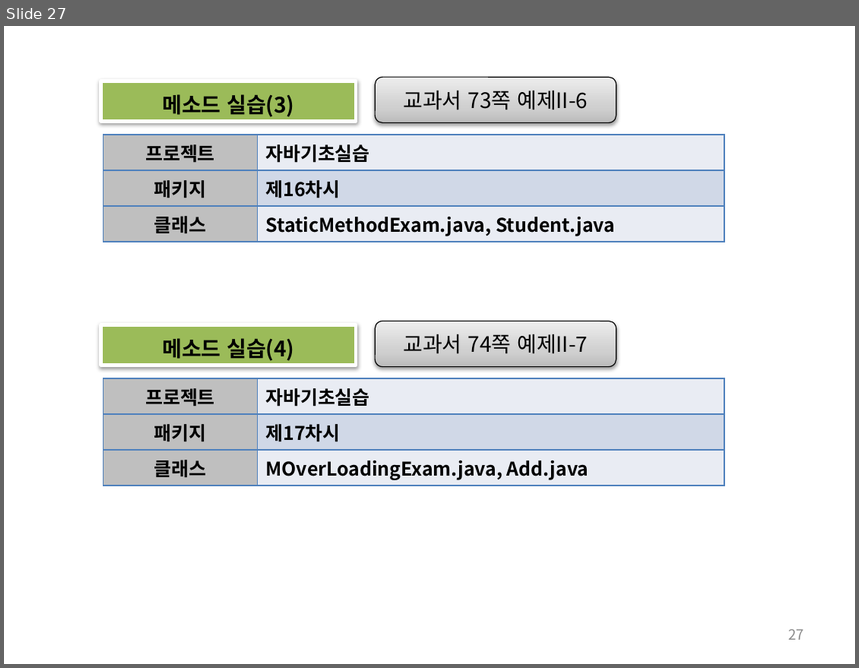
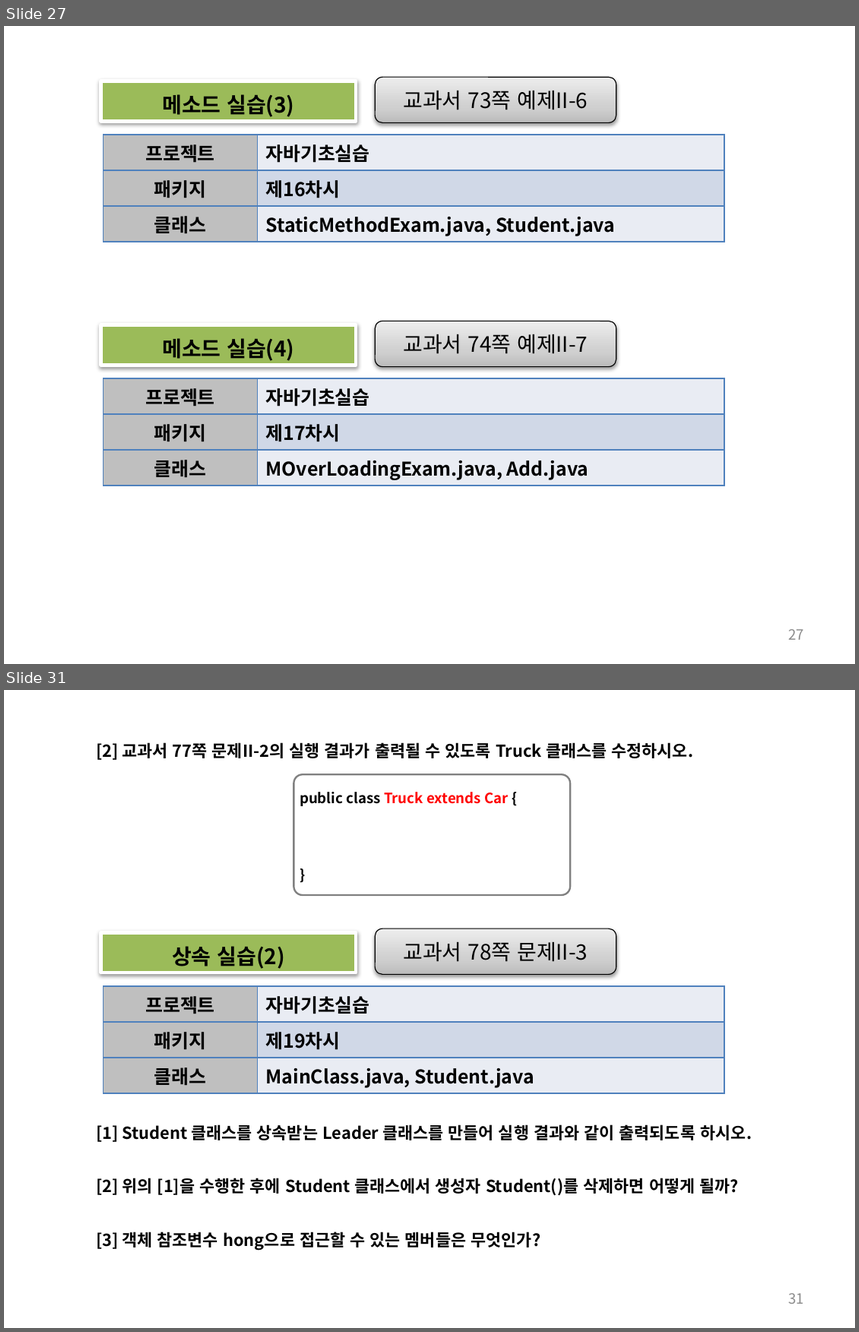
Before and after one commit to histime7/2018JavaClassroom, a slide deck: 수업자료/10_객체지향의 개요.pptx. Shown one above the other, each under a label of ours: slide 27 before the commit, slides 27 and 31 after it; the slides between them are not shown. The pictures are 859x668 and 859x1332 pixels, drawn with LibreOffice and Linux fonts; fonts in the diff are those of the drawing. Boxes give left, top, right and bottom in pixels: in the first picture for what was removed or moved away, otherwise in the second. Text is boxed around its words. In the diff, an @@ line names an element or a change of style, - is before the commit and + after.

```diff
--- a/수업자료/10_객체지향의 개요.pptx
+++ b/수업자료/10_객체지향의 개요.pptx
@@ slide 31 added at [4,690,855,1328], background #FFFFFF @@
@@ text added at [96,742,693,760], 14 pt, text #000000, bold @@
+[2] 교과서 77쪽 문제II-2의 실행 결과가 출력될 수 있도록 Truck 클래스를 수정하시오.
@@ rounded rectangle added at [294,774,571,895], outline #808080 1.5 pt, 12 pt, text #FF0000, bold @@
+public class Truck extends Car {
+}
@@ rectangle added at [101,932,356,973], fill #9BBB59, outline #FFFFFF 3 pt, 18 pt, text #000000, bold @@
+상속 실습(2)
@@ rounded rectangle added at [375,929,616,975], fill gradient #BDBDBD to #D1D1D1 to #EEEEEE, outline #000000 0.75 pt, 18 pt, text #000000 @@
+교과서 78쪽 문제II-3
@@ table added at [104,986,725,1094], 3 rows, 2 columns @@
+프로젝트 | 자바기초실습
+패키지 | 제19차시
+클래스 | MainClass.java, Student.java
@@ text added at [96,1125,752,1142], 14 pt, text #000000, bold @@
+[1] Student 클래스를 상속받는 Leader 클래스를 만들어 실행 결과와 같이 출력되도록 하시오.
@@ text added at [96,1178,739,1196], 14 pt, text #000000, bold @@
+[2] 위의 [1]을 수행한 후에 Student 클래스에서 생성자 Student()를 삭제하면 어떻게 될까?
@@ text added at [96,1232,541,1251], 14 pt, text #000000, bold @@
+[3] 객체 참조변수 hong으로 접근할 수 있는 멤버들은 무엇인가?
@@ page number added at [788,1293,804,1304], 12 pt, text #8C8C8C @@
+31
```
Also in this commit, not shown: 6 slides changed, 24 other slides added, 1 other file.
